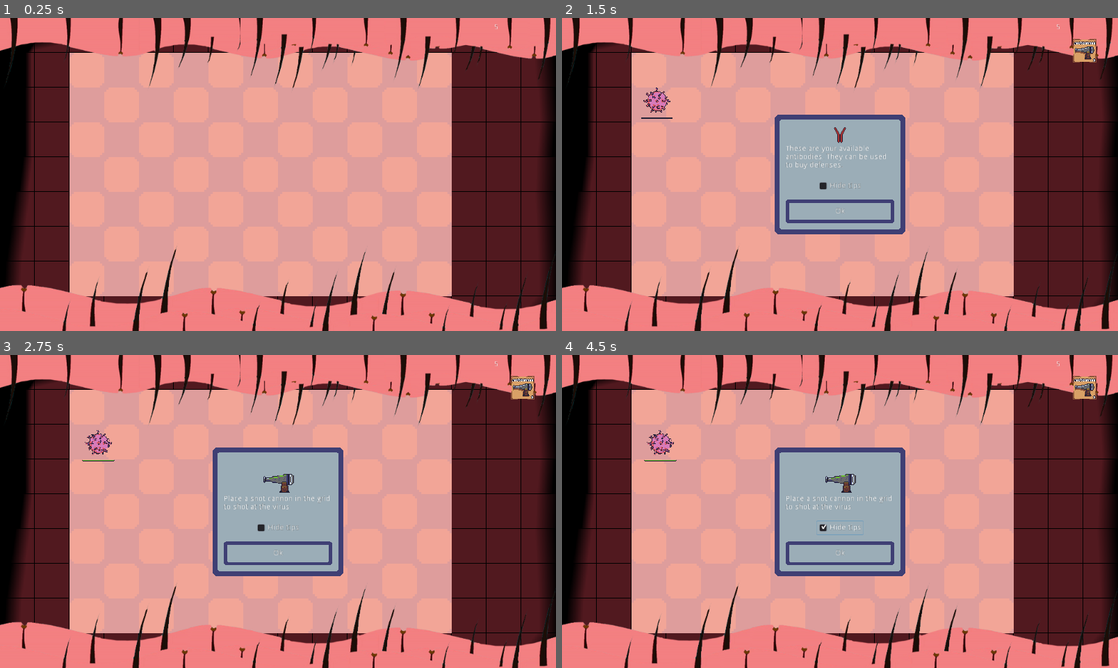
Above: before the commit, frames 1-4 (two rows, left to right).
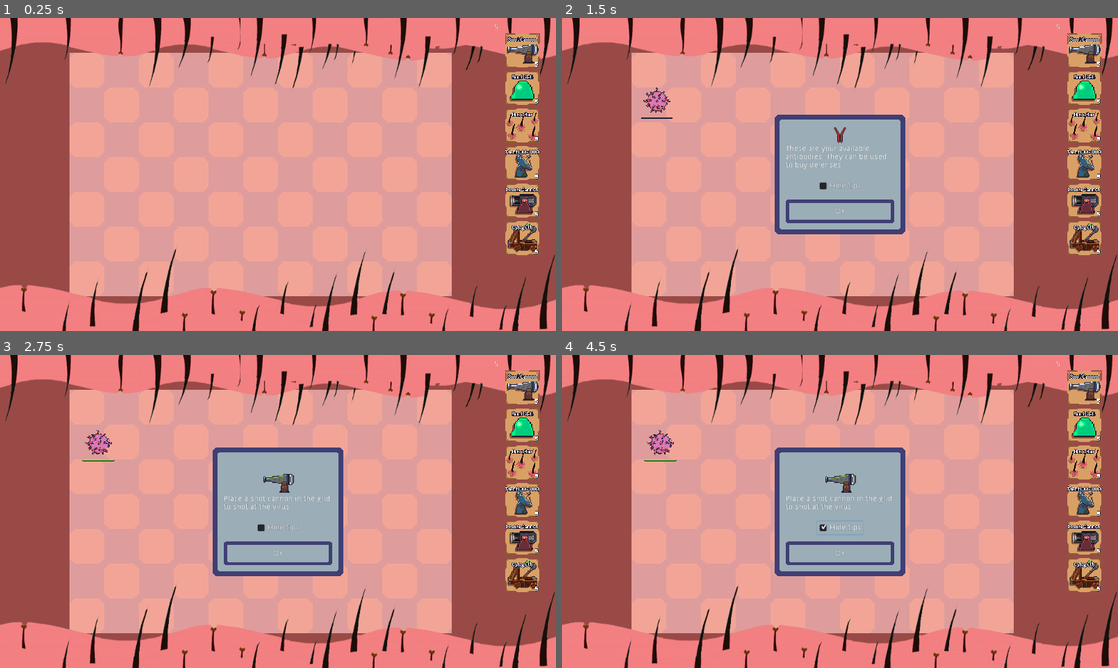
Above: after the commit, the same moments.

Repository: TeamKebab/GodotWildJam23
Game: Godot game, scene res://src/Main.tscn
Same seed, same stepped clock (60 frames per second), same inputs: the game is played once before the commit and once after it.
Inputs (mouse positions are in pixels of both pictures, inside the frame that each line leads up to):
- Up to frame 1 (0.25 s): no input
- Up to frame 2 (1.5 s): click (1084, 199) at 0.52 s; click "Ok" at 1.25 s
- Up to frame 3 (2.75 s): click "Ok" at 2 s
- Up to frame 4 (4.5 s): click "Hide tips" at 2.75 s; click "Hide tips" at 3.5 s; click "Hide tips" at 4.25 s

The runs differ from the first frame. In frame 1, 26% of the frame differs, in the area x 0-100%, y 4-94%; in frame 2, 26%; in frame 3, 26%; in frame 4, 26%.

Commit message:
buy cards

Diff:
--- a/src/Main.tscn
+++ b/src/Main.tscn
@@ -1,8 +1,7 @@
-[gd_scene load_steps=18 format=2]
+[gd_scene load_steps=25 format=2]
 
 [ext_resource path="res://src/WaveSpawner.gd" type="Script" id=1]
 [ext_resource path="res://src/SpotSpawner.gd" type="Script" id=2]
-[ext_resource path="res://assets/sprites/nose_placeholder.png" type="Texture" id=3]
 [ext_resource path="res://src/components/Grid.tscn" type="PackedScene" id=4]
 [ext_resource path="res://src/gui/AntibodiesCounter.gd" type="Script" id=5]
 [ext_resource path="res://src/GUI.gd" type="Script" id=6]
@@ -17,6 +16,27 @@
 [ext_resource path="res://assets/music/vids_1.ogg" type="AudioStream" id=15]
 [ext_resource path="res://src/Main.gd" type="Script" id=16]
 [ext_resource path="res://src/entities/defenses/HairPlaceholder.tscn" type="PackedScene" id=17]
+[ext_resource path="res://src/resources/SnotCanonCard.tres" type="Texture" id=18]
+[ext_resource path="res://src/resources/SnotCanonCardDisabled.tres" type="Texture" id=19]
+[ext_resource path="res://src/resources/SnotWallCardDisabled.tres" type="Texture" id=20]
+[ext_resource path="res://src/resources/SnotWallCard.tres" type="Texture" id=21]
+[ext_resource path="res://src/resources/NoseHairCardDisabled.tres" type="Texture" id=22]
+[ext_resource path="res://src/resources/NoseHairCard.tres" type="Texture" id=23]
+[ext_resource path="res://src/resources/StickyCannonCardDisabled.tres" type="Texture" id=24]
+[ext_resource path="res://src/resources/StickyCannonCard.tres" type="Texture" id=25]
+[ext_resource path="res://src/resources/DoubleCannonCardDisabled.tres" type="Texture" id=26]
+[ext_resource path="res://src/resources/DoubleCannonCard.tres" type="Texture" id=27]
+[ext_resource path="res://src/resources/IdentividCardDisabled.tres" type="Texture" id=28]
+[ext_resource path="res://src/resources/IdentividCard.tres" type="Texture" id=29]
+[ext_resource path="res://src/resources/CatapultCardDisabled.tres" type="Texture" id=30]
+[ext_resource path="res://src/resources/CatapultCard.tres" type="Texture" id=31]
+
+
+[sub_resource type="StreamTexture" id=1]
+
+[sub_resource type="StreamTexture" id=2]
+
+[sub_resource type="StreamTexture" id=3]
 
 [node name="Game" type="Node"]
 script = ExtResource( 16 )
@@ -30,14 +50,11 @@
 autoplay = true
 area_mask = 0
 
-[node name="TextureRect" type="TextureRect" parent="."]
-margin_right = 40.0
-margin_bottom = 40.0
-mouse_filter = 2
-texture = ExtResource( 3 )
-__meta__ = {
-"_edit_use_anchors_": false
-}
+[node name="Background" type="ColorRect" parent="."]
+anchor_right = 1.0
+anchor_bottom = 1.0
+mouse_filter = 2
+color = Color( 0.6, 0.290196, 0.27451, 1 )
 
 [node name="Grid" parent="." instance=ExtResource( 4 )]
 position = Vector2( 128, 64 )
@@ -113,48 +130,104 @@
 [node name="ButtonContainer" type="VBoxContainer" parent="GUI/ToolBar/VBoxContainer"]
 margin_top = 18.0
 margin_right = 104.0
-margin_bottom = 18.0
+margin_bottom = 176.0
 size_flags_horizontal = 3
 custom_constants/separation = 5
 
 [node name="CannonButton" parent="GUI/ToolBar/VBoxContainer/ButtonContainer" instance=ExtResource( 7 )]
-visible = false
-anchor_left = 0.0
-anchor_top = 0.0
-anchor_right = 0.0
-anchor_bottom = 0.0
-margin_right = 104.0
-margin_bottom = 78.0
+anchor_left = 0.0
+anchor_top = 0.0
+anchor_right = 0.0
+anchor_bottom = 0.0
+margin_left = 20.0
+margin_top = 0.0
+margin_right = 84.0
+margin_bottom = 64.0
+texture_normal = ExtResource( 18 )
+texture_pressed = ExtResource( 18 )
+texture_hover = ExtResource( 18 )
+texture_disabled = ExtResource( 19 )
+texture_focused = ExtResource( 18 )
 placeholder_type = ExtResource( 8 )
 
 [node name="WallButton" parent="GUI/ToolBar/VBoxContainer/ButtonContainer" instance=ExtResource( 7 )]
-visible = false
-anchor_left = 0.0
-anchor_top = 0.0
-anchor_right = 0.0
-anchor_bottom = 0.0
-margin_right = 104.0
-margin_bottom = 78.0
+anchor_left = 0.0
+anchor_top = 0.0
+anchor_right = 0.0
+anchor_bottom = 0.0
+margin_left = 20.0
+margin_top = 69.0
+margin_right = 84.0
+margin_bottom = 133.0
+texture_normal = ExtResource( 21 )
+texture_pressed = ExtResource( 21 )
+texture_hover = ExtResource( 21 )
+texture_disabled = ExtResource( 20 )
+texture_focused = ExtResource( 21 )
 placeholder_type = ExtResource( 14 )
 
 [node name="HairButton" parent="GUI/ToolBar/VBoxContainer/ButtonContainer" instance=ExtResource( 7 )]
-visible = false
-anchor_left = 0.0
-anchor_top = 0.0
-anchor_right = 0.0
-anchor_bottom = 0.0
-margin_right = 104.0
-margin_bottom = 62.0
+anchor_left = 0.0
+anchor_top = 0.0
+anchor_right = 0.0
+anchor_bottom = 0.0
+margin_left = 52.0
+margin_top = 138.0
+margin_right = 52.0
+margin_bottom = 138.0
+texture_normal = ExtResource( 23 )
+texture_pressed = ExtResource( 23 )
+texture_hover = ExtResource( 23 )
+texture_disabled = ExtResource( 22 )
+texture_focused = ExtResource( 23 )
 placeholder_type = ExtResource( 17 )
 
 [node name="IdentividButton" parent="GUI/ToolBar/VBoxContainer/ButtonContainer" instance=ExtResource( 7 )]
-visible = false
-anchor_left = 0.0
-anchor_top = 0.0
-anchor_right = 0.0
-anchor_bottom = 0.0
-margin_right = 104.0
-margin_bottom = 62.0
+anchor_left = 0.0
+anchor_top = 0.0
+anchor_right = 0.0
+anchor_bottom = 0.0
+margin_left = 52.0
+margin_top = 143.0
+margin_right = 52.0
+margin_bottom = 143.0
+texture_normal = ExtResource( 29 )
+texture_pressed = ExtResource( 29 )
+texture_hover = ExtResource( 29 )
+texture_disabled = ExtResource( 28 )
+texture_focused = ExtResource( 29 )
+placeholder_type = ExtResource( 13 )
+
+[node name="DoubleButton" parent="GUI/ToolBar/VBoxContainer/ButtonContainer" instance=ExtResource( 7 )]
+anchor_left = 0.0
+anchor_top = 0.0
+anchor_right = 0.0
+anchor_bottom = 0.0
+margin_left = 52.0
+margin_top = 148.0
+margin_right = 52.0
+margin_bottom = 148.0
+texture_normal = ExtResource( 27 )
+texture_pressed = ExtResource( 27 )
+texture_hover = ExtResource( 27 )
+texture_disabled = ExtResource( 26 )
+texture_focused = ExtResource( 27 )
+placeholder_type = ExtResource( 13 )
+
+[node name="CatapultButton" parent="GUI/ToolBar/VBoxContainer/ButtonContainer" instance=ExtResource( 7 )]
+anchor_left = 0.0
+anchor_top = 0.0
+anchor_right = 0.0
+anchor_bottom = 0.0
+margin_left = 52.0
+margin_top = 158.0
+margin_right = 52.0
+margin_bottom = 158.0
+texture_normal = ExtResource( 31 )
+texture_pressed = ExtResource( 31 )
+texture_hover = ExtResource( 31 )
+texture_disabled = ExtResource( 30 )
+texture_focused = ExtResource( 31 )
 placeholder_type = ExtResource( 13 )
 
 [node name="Tutorial" type="Control" parent="GUI"]
--- a/src/gui/BuyButton.tscn
+++ b/src/gui/BuyButton.tscn
@@ -1,7 +1,7 @@
 [gd_scene load_steps=3 format=2]
 
 [ext_resource path="res://src/gui/BuyButton.gd" type="Script" id=1]
-[ext_resource path="res://assets/ui/card-snot-cannon.png" type="Texture" id=2]
+
 
 [node name="BuyButton" type="TextureButton"]
 anchor_left = 0.5
@@ -15,7 +15,6 @@
 mouse_filter = 1
 size_flags_horizontal = 4
 size_flags_vertical = 4
-texture_normal = ExtResource( 2 )
 stretch_mode = 3
 script = ExtResource( 1 )
 __meta__ = {
--- /dev/null
+++ b/src/resources/CatapultCard.tres
@@ -0,0 +1,7 @@
+[gd_resource type="AtlasTexture" load_steps=2 format=2]
+
+[ext_resource path="res://assets/ui/gui-menu-card.png" type="Texture" id=1]
+
+[resource]
+atlas = ExtResource( 1 )
+region = Rect2( 0, 192, 64, 64 )
--- /dev/null
+++ b/src/resources/CatapultCardDisabled.tres
@@ -0,0 +1,7 @@
+[gd_resource type="AtlasTexture" load_steps=2 format=2]
+
+[ext_resource path="res://assets/ui/gui-menu-card.png" type="Texture" id=1]
+
+[resource]
+atlas = ExtResource( 1 )
+region = Rect2( 64, 192, 64, 64 )
--- /dev/null
+++ b/src/resources/DoubleCannonCard.tres
@@ -0,0 +1,7 @@
+[gd_resource type="AtlasTexture" load_steps=2 format=2]
+
+[ext_resource path="res://assets/ui/gui-menu-card.png" type="Texture" id=1]
+
+[resource]
+atlas = ExtResource( 1 )
+region = Rect2( 0, 64, 64, 64 )
--- /dev/null
+++ b/src/resources/DoubleCannonCardDisabled.tres
@@ -0,0 +1,7 @@
+[gd_resource type="AtlasTexture" load_steps=2 format=2]
+
+[ext_resource path="res://assets/ui/gui-menu-card.png" type="Texture" id=1]
+
+[resource]
+atlas = ExtResource( 1 )
+region = Rect2( 64, 64, 64, 64 )
--- /dev/null
+++ b/src/resources/IdentividCard.tres
@@ -0,0 +1,7 @@
+[gd_resource type="AtlasTexture" load_steps=2 format=2]
+
+[ext_resource path="res://assets/ui/gui-menu-card.png" type="Texture" id=1]
+
+[resource]
+atlas = ExtResource( 1 )
+region = Rect2( 128, 0, 64, 64 )
--- /dev/null
+++ b/src/resources/IdentividCardDisabled.tres
@@ -0,0 +1,7 @@
+[gd_resource type="AtlasTexture" load_steps=2 format=2]
+
+[ext_resource path="res://assets/ui/gui-menu-card.png" type="Texture" id=1]
+
+[resource]
+atlas = ExtResource( 1 )
+region = Rect2( 192, 0, 64, 64 )
--- /dev/null
+++ b/src/resources/NoseHairCard.tres
@@ -0,0 +1,7 @@
+[gd_resource type="AtlasTexture" load_steps=2 format=2]
+
+[ext_resource path="res://assets/ui/gui-menu-card.png" type="Texture" id=1]
+
+[resource]
+atlas = ExtResource( 1 )
+region = Rect2( 128, 64, 64, 64 )
--- /dev/null
+++ b/src/resources/NoseHairCardDisabled.tres
@@ -0,0 +1,7 @@
+[gd_resource type="AtlasTexture" load_steps=2 format=2]
+
+[ext_resource path="res://assets/ui/gui-menu-card.png" type="Texture" id=1]
+
+[resource]
+atlas = ExtResource( 1 )
+region = Rect2( 192, 64, 64, 64 )
--- /dev/null
+++ b/src/resources/SnotCanonCard.tres
@@ -0,0 +1,7 @@
+[gd_resource type="AtlasTexture" load_steps=2 format=2]
+
+[ext_resource path="res://assets/ui/gui-menu-card.png" type="Texture" id=1]
+
+[resource]
+atlas = ExtResource( 1 )
+region = Rect2( 0, 0, 64, 64 )
--- /dev/null
+++ b/src/resources/SnotCanonCardDisabled.tres
@@ -0,0 +1,7 @@
+[gd_resource type="AtlasTexture" load_steps=2 format=2]
+
+[ext_resource path="res://assets/ui/gui-menu-card.png" type="Texture" id=1]
+
+[resource]
+atlas = ExtResource( 1 )
+region = Rect2( 64, 0, 64, 64 )
--- /dev/null
+++ b/src/resources/SnotWallCard.tres
@@ -0,0 +1,7 @@
+[gd_resource type="AtlasTexture" load_steps=2 format=2]
+
+[ext_resource path="res://assets/ui/gui-menu-card.png" type="Texture" id=1]
+
+[resource]
+atlas = ExtResource( 1 )
+region = Rect2( 128, 128, 64, 64 )
--- /dev/null
+++ b/src/resources/SnotWallCardDisabled.tres
@@ -0,0 +1,7 @@
+[gd_resource type="AtlasTexture" load_steps=2 format=2]
+
+[ext_resource path="res://assets/ui/gui-menu-card.png" type="Texture" id=1]
+
+[resource]
+atlas = ExtResource( 1 )
+region = Rect2( 192, 128, 64, 64 )
--- /dev/null
+++ b/src/resources/StickyCannonCard.tres
@@ -0,0 +1,7 @@
+[gd_resource type="AtlasTexture" load_steps=2 format=2]
+
+[ext_resource path="res://assets/ui/gui-menu-card.png" type="Texture" id=1]
+
+[resource]
+atlas = ExtResource( 1 )
+region = Rect2( 0, 128, 64, 64 )
--- /dev/null
+++ b/src/resources/StickyCannonCardDisabled.tres
@@ -0,0 +1,7 @@
+[gd_resource type="AtlasTexture" load_steps=2 format=2]
+
+[ext_resource path="res://assets/ui/gui-menu-card.png" type="Texture" id=1]
+
+[resource]
+atlas = ExtResource( 1 )
+region = Rect2( 64, 128, 64, 64 )
Binary file changed: assets/sprites/sore-spot.png
Binary file removed: assets/ui/card-snot-cannon.png
Binary file added: assets/ui/gui-menu-card.png
Not shown, changed: assets/ui/gui-menu-card.png.import
